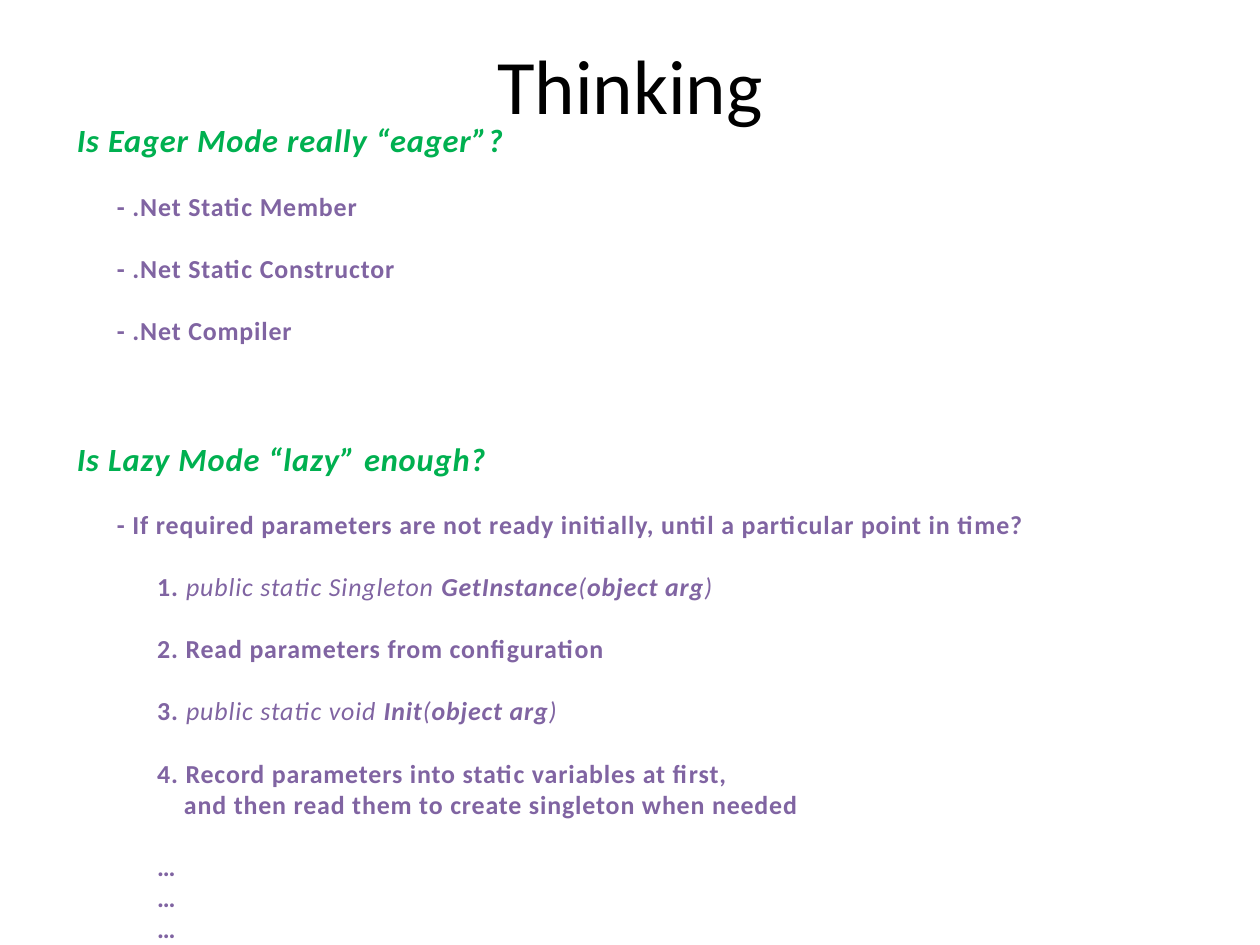
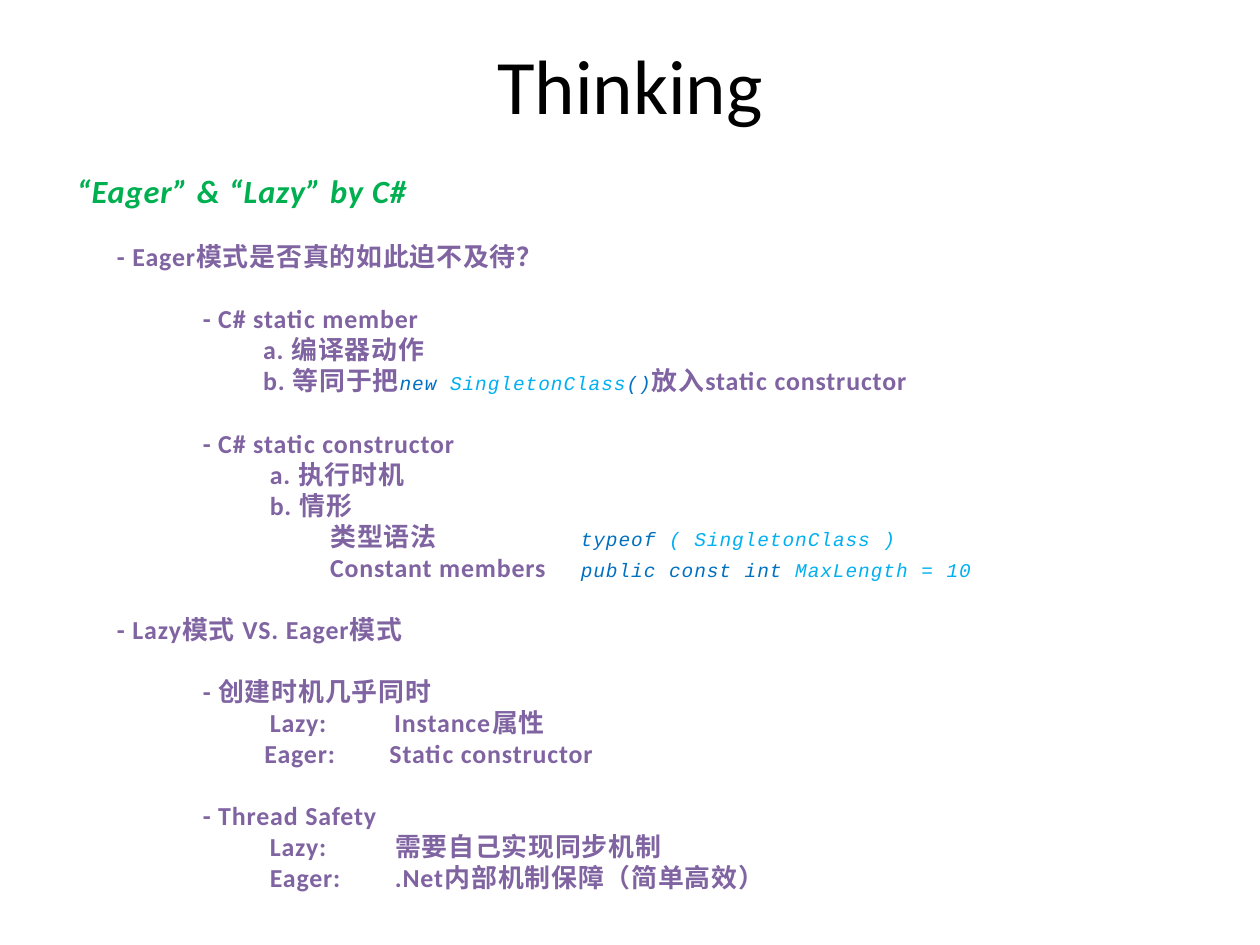
Before and after one commit to PlumpMath/DesignPattern-956, a slide deck: slide 12 of _Doc/DesignPattern.P3.Creational(Singleton).pptx. Drawn at 1260x945 pixels with LibreOffice and Linux fonts; fonts in the diff are those of the drawing. Boxes give left, top, right and bottom in pixels: in the first picture for what was removed or moved away, otherwise in the second. Text is boxed around its words. In the diff, an @@ line names an element or a change of style, - is before the commit and + after.

Commit message:
Updated Singleton PPT.

```diff
--- a/_Doc/DesignPattern.P3.Creational(Singleton).pptx
+++ b/_Doc/DesignPattern.P3.Creational(Singleton).pptx
@@ text at (x1=77, y1=179, x2=971, y2=892): text changed @@
-Is Eager Mode really “eager”?
-- .Net Static Member
-- .Net Static Constructor
-- .Net Compiler
-Is Lazy Mode “lazy” enough?
-- If required parameters are not ready initially, until a particular point in time?
-1. public static Singleton GetInstance(object arg)
-2. Read parameters from configuration
-3. public static void Init(object arg)
-4. Record parameters into static variables at first,
-and then read them to create singleton when needed
-…
-…
-…
+“Eager” & “Lazy” by C#
+- Eager模式是否真的如此迫不及待？
+- C# static member
+a. 编译器动作
+b. 等同于把new SingletonClass()放入static constructor
+- C# static constructor
+a. 执行时机
+b. 情形
+类型语法 typeof ( SingletonClass )
+Constant members public const int MaxLength = 10
+- Lazy模式 VS. Eager模式
+- 创建时机几乎同时
+Lazy: Instance属性
+Eager: Static constructor
+- Thread Safety
+Lazy: 需要自己实现同步机制
+Eager: .Net内部机制保障（简单高效）
```
Also in this commit, not shown: 1 other slide changed.
